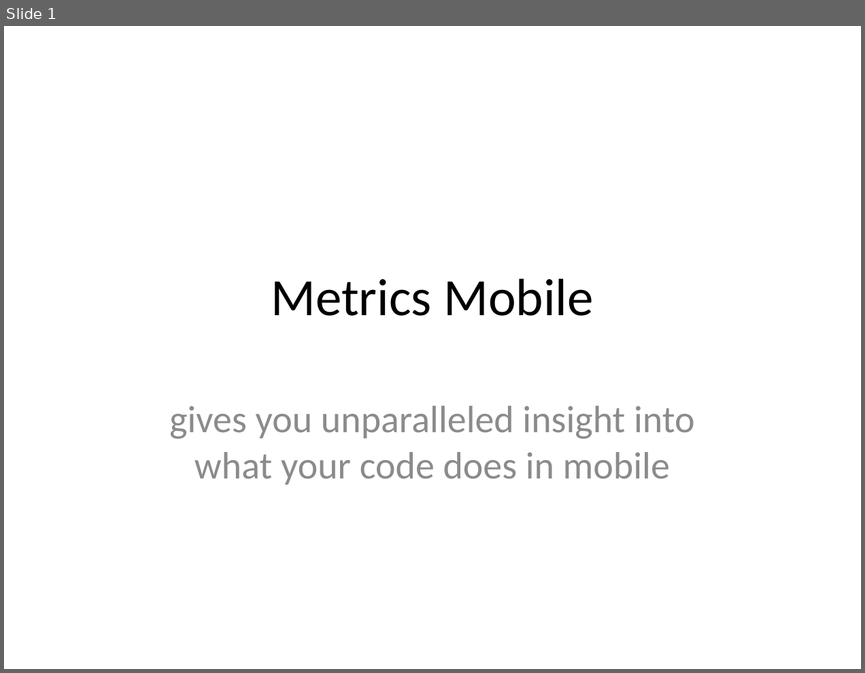
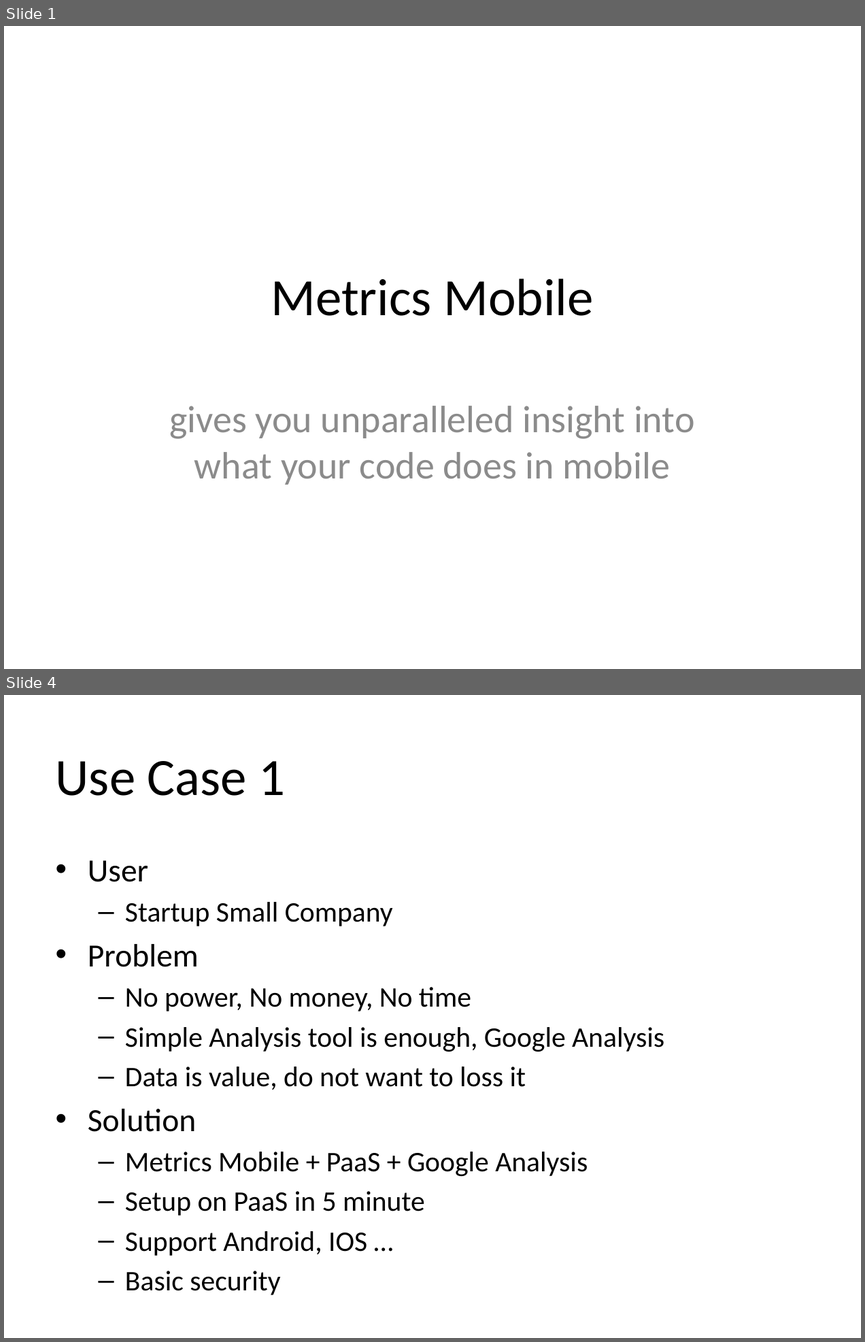
Before and after one commit to yankay/mobile-metrics, a slide deck: doc/metrics-mobile proposal.pptx. Shown one above the other, each under a label of ours: slide 1 before the commit, slides 1 and 4 after it; the slides between them are not shown. The pictures are 865x673 and 865x1342 pixels, drawn with LibreOffice and Linux fonts; fonts in the diff are those of the drawing. Boxes give left, top, right and bottom in pixels: in the first picture for what was removed or moved away, otherwise in the second. Text is boxed around its words. In the diff, an @@ line names an element or a change of style, - is before the commit and + after.

```diff
--- a/doc/metrics-mobile proposal.pptx
+++ b/doc/metrics-mobile proposal.pptx
@@ slide 4 added at box(4, 695, 861, 1338), background #FFFFFF @@
@@ title added at box(56, 761, 285, 796), 44 pt, text #000000 @@
+Use Case 1
@@ text added at box(88, 860, 664, 1255), 23.8 pt, text #000000 @@
+• User
+  – Startup Small Company
+• Problem
+  – No power, No money, No time
+  – Simple Analysis tool is enough, Google Analysis
+  – Data is value, do not want to loss it
+• Solution
+  – Metrics Mobile + PaaS + Google Analysis
+  – Setup on PaaS in 5 minute
+  – Support Android, IOS …
+  – Basic security
```
Also in this commit, not shown: 1 slide changed, 9 other slides added.
